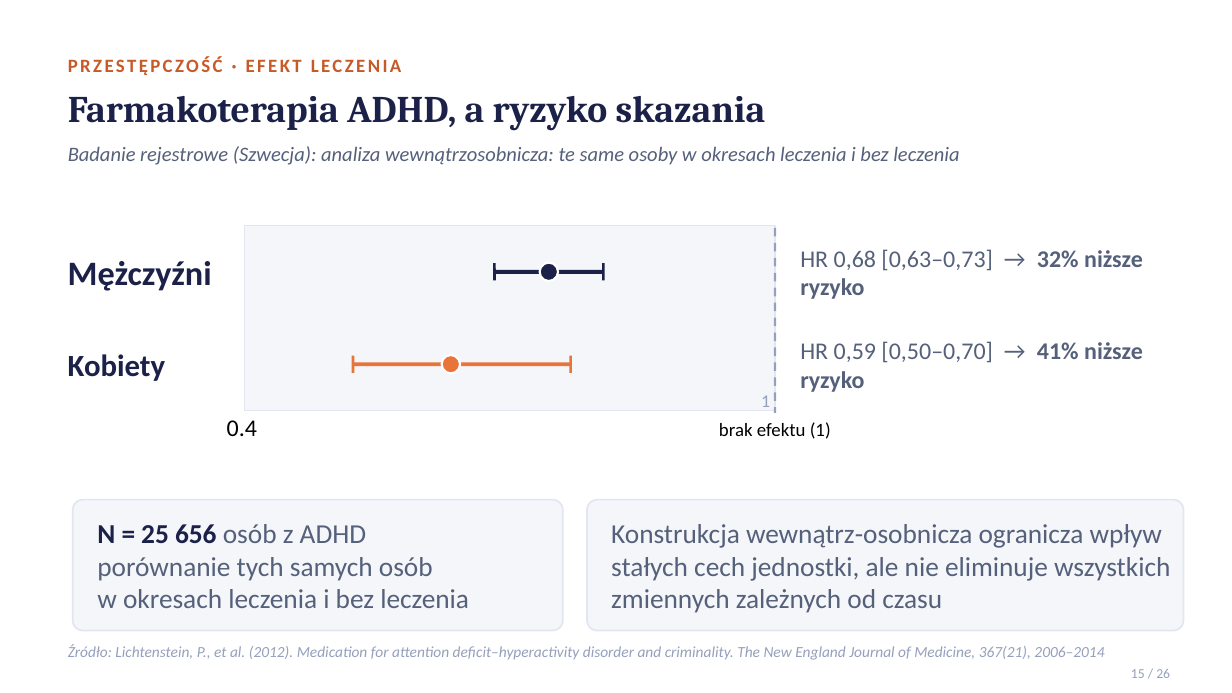
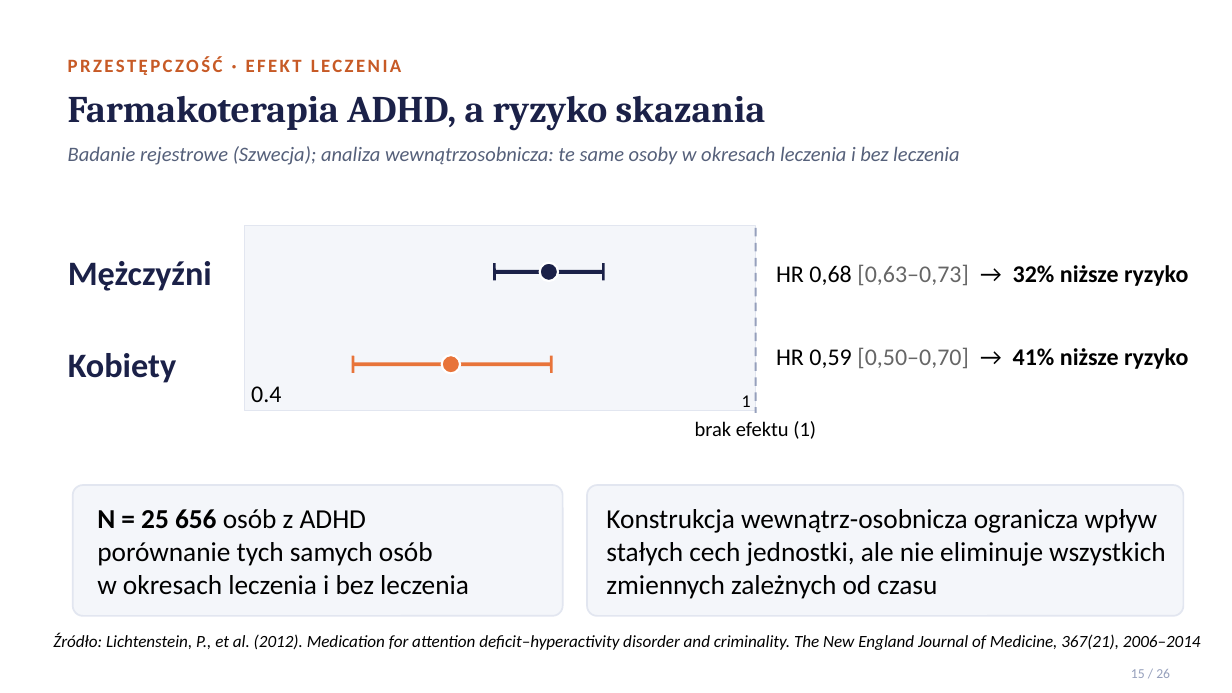
Before and after one commit to MatPomGit/NeuroHub, a slide deck: slide 15 of pages/files/adhd_prezentacja.pptx. Drawn at 1232x693 pixels with LibreOffice and Linux fonts; fonts in the diff are those of the drawing. Boxes give left, top, right and bottom in pixels: in the first picture for what was removed or moved away, otherwise in the second. Text is boxed around its words. In the diff, an @@ line names an element or a change of style, - is before the commit and + after.

```diff
--- a/pages/files/adhd_prezentacja.pptx
+++ b/pages/files/adhd_prezentacja.pptx
@@ text at [68, 146, 959, 165]: text changed @@
-Badanie rejestrowe (Szwecja): analiza wewnątrzosobnicza: te same osoby w okresach leczenia i bez leczenia
+Badanie rejestrowe (Szwecja); analiza wewnątrzosobnicza: te same osoby w okresach leczenia i bez leczenia
@@ rectangle: place and size @@
-rectangle at [244, 225, 775, 410]
+rectangle at [244, 225, 755, 410]
@@ text "HR 0,68 [0,63–0,73] → 32% ...": place and size @@
-text "HR 0,68 [0,63–0,73] → 32% ..." at [800, 249, 1143, 299]
+text "HR 0,68 [0,63–0,73] → 32% ..." at [776, 264, 1188, 286]
@@ text "HR 0,68 [0,63–0,73] → 32% ..." at [776, 264, 1188, 286]: text colour #55607A to #000000 in "HR 0,68 → 32% niższe ryzyko"; text colour #55607A to #666666 in "[0,63–0,73]" @@
@@ text "Kobiety" at [68, 353, 176, 383]: size 18 to 20 pt @@
@@ text "HR 0,59 [0,50–0,70] → 41% ...": place and size @@
-text "HR 0,59 [0,50–0,70] → 41% ..." at [800, 341, 1143, 392]
+text "HR 0,59 [0,50–0,70] → 41% ..." at [776, 347, 1188, 369]
@@ text "HR 0,59 [0,50–0,70] → 41% ..." at [776, 347, 1188, 369]: text colour #55607A to #000000 in "HR 0,59 → 41% niższe ryzyko"; text colour #55607A to #666666 in "[0,50–0,70]" @@
@@ 2 texts, 2 lines: place and size @@
-2 texts, 2 lines at [570, 228, 831, 439]
+2 texts, 2 lines at [551, 228, 816, 439]
@@ text "0.4": place and size @@
-text "0.4" at [227, 420, 257, 436]
+text "0.4" at [251, 386, 281, 402]
@@ line moved from (352, 365) - (570, 365) to (352, 365) - (551, 365) @@
@@ text "1" at [742, 395, 751, 407]: text colour #96A0BC to #000000 @@
@@ text "brak efektu (1)" at [695, 421, 816, 439]: size 11 to 12 pt @@
@@ text "N = 25 656 osób ..." at [97, 509, 469, 595]: text colour #1B2148 to #000000 in "N = 25 656"; text colour #55607A to #000000 in "osób z ADHD", "porównanie tych samych osób w okresach leczenia ..." @@
@@ 2 rounded rectangles, 1 text: place and size @@
-2 rounded rectangles, 1 text at [73, 500, 1183, 631]
+2 rounded rectangles, 1 text at [73, 485, 1183, 616]
@@ text "Konstrukcja wewnątrz-osobnicza ogranicza wpływ stałych ...": place and size @@
-text "Konstrukcja wewnątrz-osobnicza ogranicza wpływ stałych ..." at [611, 524, 1170, 613]
+text "Konstrukcja wewnątrz-osobnicza ogranicza wpływ stałych ..." at [606, 509, 1165, 599]
@@ text "Konstrukcja wewnątrz-osobnicza ogranicza wpływ stałych ..." at [606, 509, 1165, 599]: text colour #55607A to #000000 @@
@@ text "Źródło: Lichtenstein, P., et al. ...": place and size @@
-text "Źródło: Lichtenstein, P., et al. ..." at [68, 644, 1104, 660]
+text "Źródło: Lichtenstein, P., et al. ..." at [53, 633, 1201, 650]
@@ text "Źródło: Lichtenstein, P., et al. ..." at [53, 633, 1201, 650]: size 9 to 10 pt, text colour #96A0BC to #000000 @@
```
Also in this commit, not shown: 13 other slides changed, 1 other file.
